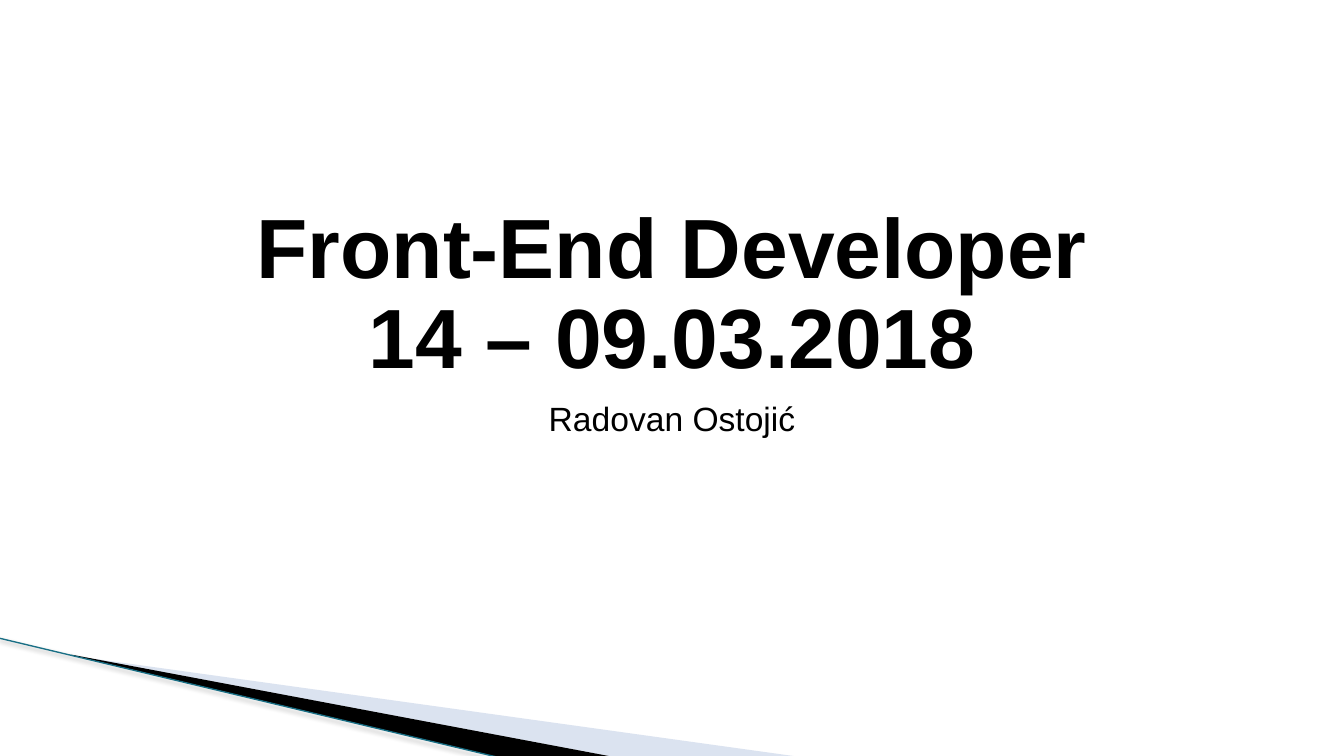
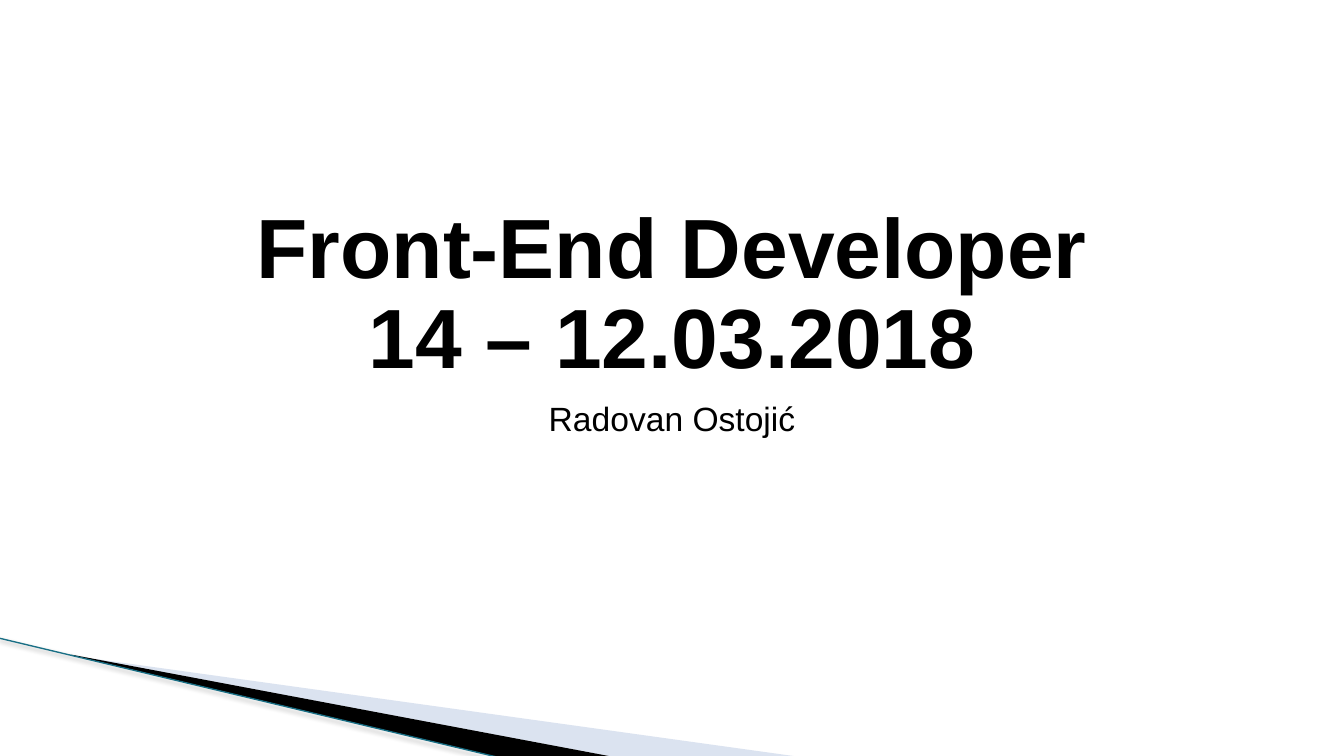
Before and after one commit to todalexcode/kurs-front-end, a slide deck: slide 1 of sesija-14/PPT/Front-End Developer-14.pptx. Drawn at 1344x756 pixels with LibreOffice and Linux fonts; fonts in the diff are those of the drawing; background and template pictures are left out. Boxes give left, top, right and bottom in pixels: in the first picture for what was removed or moved away, otherwise in the second. Text is boxed around its words. In the diff, an @@ line names an element or a change of style, - is before the commit and + after.

```diff
--- a/sesija-14/PPT/Front-End Developer-14.pptx
+++ b/sesija-14/PPT/Front-End Developer-14.pptx
@@ title at bbox=[257, 217, 1087, 369]: text changed @@
-Front-End Developer
-14 – 09.03.2018
+Front-End Developer
+14 – 12.03.2018
```
Also in this commit, not shown: 1 other slide changed, 10 slides added, 1 slide removed, 7 other files.
